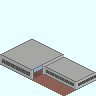
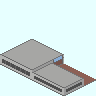
Revision of a layered 96×96 image; what changed, layer by layer:
painted on "Subway_Station_Gateway_Hs.png" over [0, 55, 96, 96]
